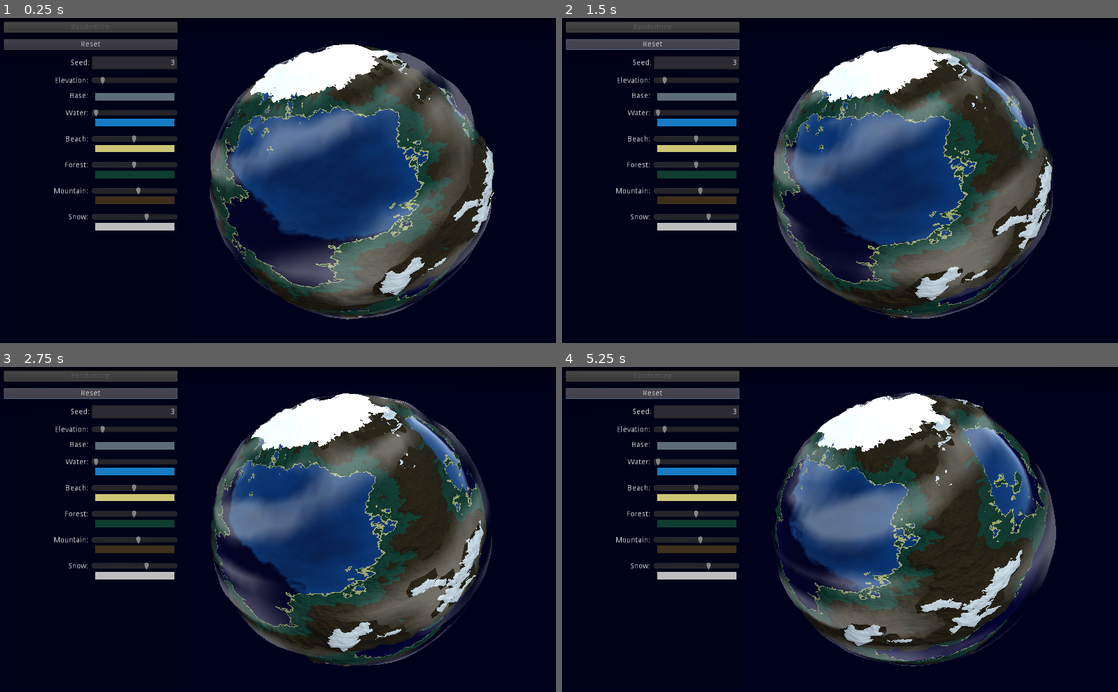
Above: before the commit, frames 1-4 (two rows, left to right).
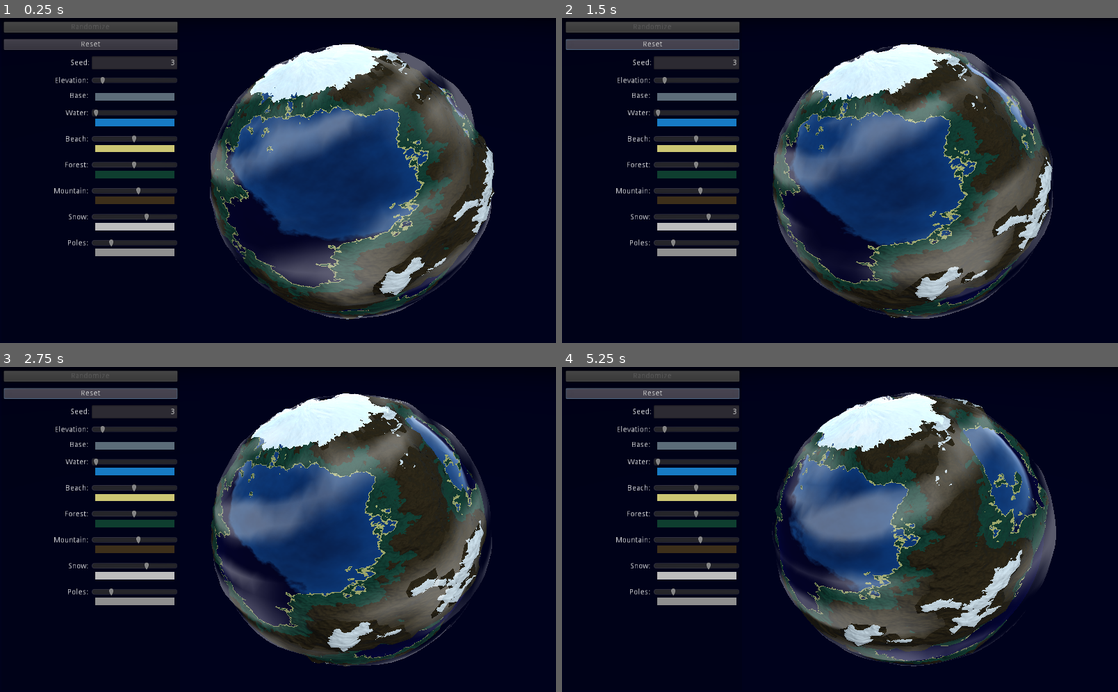
Above: after the commit, the same moments.

Repository: RichoM/SimplexNoiseTest
Game: Godot game, scene res://Test.tscn
Two runs of this game, one before a commit and one after it. Both use one fixed random seed, a clock stepped at 60 frames per second and the inputs below.
Inputs:
- Up to frame 1 (0.25 s): no input
- Up to frame 2 (1.5 s): click "Reset" at 0.5 s
- Up to frame 3 (2.75 s): no input
- Up to frame 4 (5.25 s): no input

The runs differ from the first frame. In frame 1, 2.3% of the frame differs, in the area x 12-69%, y 10-74%; in frame 2, 2.3%; in frame 3, 2.4%; in frame 4, 2.5%.

Commit message:
Added controls to affect the poles

Diff:
--- a/godot/GUI.gd
+++ b/godot/GUI.gd
@@ -14,6 +14,8 @@
 export var mountain_color : NodePath
 export var snow_threshold : NodePath
 export var snow_color : NodePath
+export var poles_threshold : NodePath
+export var poles_color : NodePath
 
 var initial_values = {}
 
@@ -34,6 +36,7 @@
 	initial_values["forest.threshold"] = get_terrain_threshold("forest")
 	initial_values["mountain.threshold"] = get_terrain_threshold("mountain")
 	initial_values["snow.threshold"] = get_terrain_threshold("snow")
+	initial_values["poles.threshold"] = get_terrain_threshold("poles")
 
 	initial_values["base.color"] = get_terrain_color("base")
 	initial_values["water.color"] = get_terrain_color("water")
@@ -41,6 +44,7 @@
 	initial_values["forest.color"] = get_terrain_color("forest")
 	initial_values["mountain.color"] = get_terrain_color("mountain")
 	initial_values["snow.color"] = get_terrain_color("snow")
+	initial_values["poles.color"] = get_terrain_color("poles")
 
 func update():
 	(get_node(seed_input) as LineEdit).text = str(get_seed())
@@ -51,6 +55,7 @@
 	(get_node(forest_threshold) as HSlider).value = get_terrain_threshold("forest")
 	(get_node(mountain_threshold) as HSlider).value = get_terrain_threshold("mountain")
 	(get_node(snow_threshold) as HSlider).value = get_terrain_threshold("snow")
+	(get_node(poles_threshold) as HSlider).value = get_terrain_threshold("poles")
 
 	(get_node(base_color) as ColorPickerButton).color = get_terrain_color("base")
 	(get_node(water_color) as ColorPickerButton).color = get_terrain_color("water")
@@ -58,6 +63,7 @@
 	(get_node(forest_color) as ColorPickerButton).color = get_terrain_color("forest")
 	(get_node(mountain_color) as ColorPickerButton).color = get_terrain_color("mountain")
 	(get_node(snow_color) as ColorPickerButton).color = get_terrain_color("snow")
+	(get_node(poles_color) as ColorPickerButton).color = get_terrain_color("poles")
 
 func get_seed():
 	var noise_sampler = planet_material.get("shader_param/noise_sampler")
@@ -90,6 +96,25 @@
 	planet_material.set("shader_param/" + terrain, value)
 
 
+func _on_reset_button_pressed():
+	set_seed(initial_values["seed"])
+	set_elevation(initial_values["elevation"])
+
+	set_terrain_threshold("water", initial_values["water.threshold"])
+	set_terrain_threshold("beach", initial_values["beach.threshold"])
+	set_terrain_threshold("forest", initial_values["forest.threshold"])
+	set_terrain_threshold("mountain", initial_values["mountain.threshold"])
+	set_terrain_threshold("snow", initial_values["snow.threshold"])
+	set_terrain_threshold("poles", initial_values["poles.threshold"])
+
+	set_terrain_color("base", initial_values["base.color"])
+	set_terrain_color("water", initial_values["water.color"])
+	set_terrain_color("beach", initial_values["beach.color"])
+	set_terrain_color("forest", initial_values["forest.color"])
+	set_terrain_color("mountain", initial_values["mountain.color"])
+	set_terrain_color("snow", initial_values["snow.color"])
+	set_terrain_color("poles", initial_values["poles.color"])
+
 func _on_seed_text_entered(new_text):
 	print(new_text as int)
 	var value = new_text as int
@@ -107,6 +132,11 @@
 
 func _on_elevation_slider_value_changed(value):
 	set_elevation(value)
+
+
+
+func _on_base_color_color_changed(color):
+	set_terrain_color("base", color)
 
 
 func _on_water_threshold_value_changed(value):
@@ -144,20 +174,8 @@
 	set_terrain_color("snow", color)
 
 
-func _on_base_color_color_changed(color):
-	set_terrain_color("base", color)
+func _on_poles_threshold_value_changed(value):
+	set_terrain_threshold("poles", value)
 
-func _on_reset_button_pressed():
-	set_seed(initial_values["seed"])
-
-	set_terrain_threshold("water", initial_values["water.threshold"])
-	set_terrain_threshold("beach", initial_values["beach.threshold"])
-	set_terrain_threshold("forest", initial_values["forest.threshold"])
-	set_terrain_threshold("mountain", initial_values["mountain.threshold"])
-	set_terrain_threshold("snow", initial_values["snow.threshold"])
-
-	set_terrain_color("water", initial_values["water.color"])
-	set_terrain_color("beach", initial_values["beach.color"])
-	set_terrain_color("forest", initial_values["forest.color"])
-	set_terrain_color("mountain", initial_values["mountain.color"])
-	set_terrain_color("snow", initial_values["snow.color"])
+func _on_poles_color_changed(color):
+	set_terrain_color("poles", color)
--- a/godot/GUI.tscn
+++ b/godot/GUI.tscn
@@ -22,6 +22,8 @@
 mountain_color = NodePath("Panel/Controls/MountainControl/right/mountain_color")
 snow_threshold = NodePath("Panel/Controls/SnowControl/right/snow_threshold")
 snow_color = NodePath("Panel/Controls/SnowControl/right/snow_color")
+poles_threshold = NodePath("Panel/Controls/PolesControl/right/poles_threshold")
+poles_color = NodePath("Panel/Controls/PolesControl/right/poles_color")
 
 [node name="Panel" type="ColorRect" parent="."]
 anchor_right = 1.0
@@ -133,7 +135,7 @@
 min_value = 0.1
 max_value = 10.0
 step = 0.01
-value = 1.0
+value = 0.1
 
 [node name="BaseControl" type="HBoxContainer" parent="Panel/Controls"]
 margin_top = 128.0
@@ -409,6 +411,54 @@
 step = 0.001
 
 [node name="snow_color" type="ColorPickerButton" parent="Panel/Controls/SnowControl/right"]
+margin_top = 16.0
+margin_right = 158.0
+margin_bottom = 36.0
+flat = true
+color = Color( 1, 1, 1, 1 )
+edit_alpha = false
+
+[node name="PolesControl" type="HBoxContainer" parent="Panel/Controls"]
+margin_top = 400.0
+margin_right = 320.0
+margin_bottom = 436.0
+__meta__ = {
+"_edit_use_anchors_": false
+}
+
+[node name="left" type="MarginContainer" parent="Panel/Controls/PolesControl"]
+margin_right = 158.0
+margin_bottom = 36.0
+size_flags_horizontal = 3
+custom_constants/margin_right = 2
+custom_constants/margin_top = 2
+
+[node name="label" type="Label" parent="Panel/Controls/PolesControl/left"]
+margin_top = 2.0
+margin_right = 156.0
+margin_bottom = 36.0
+size_flags_horizontal = 3
+size_flags_vertical = 1
+text = "Poles:"
+align = 2
+__meta__ = {
+"_edit_use_anchors_": false
+}
+
+[node name="right" type="VBoxContainer" parent="Panel/Controls/PolesControl"]
+margin_left = 162.0
+margin_right = 320.0
+margin_bottom = 36.0
+size_flags_horizontal = 3
+custom_constants/separation = 0
+
+[node name="poles_threshold" type="HSlider" parent="Panel/Controls/PolesControl/right"]
+margin_right = 158.0
+margin_bottom = 16.0
+max_value = 1.0
+step = 0.001
+
+[node name="poles_color" type="ColorPickerButton" parent="Panel/Controls/PolesControl/right"]
 margin_top = 16.0
 margin_right = 158.0
 margin_bottom = 36.0
@@ -430,3 +480,5 @@
 [connection signal="color_changed" from="Panel/Controls/MountainControl/right/mountain_color" to="." method="_on_mountain_color_changed"]
 [connection signal="value_changed" from="Panel/Controls/SnowControl/right/snow_threshold" to="." method="_on_snow_threshold_value_changed"]
 [connection signal="color_changed" from="Panel/Controls/SnowControl/right/snow_color" to="." method="_on_snow_color_changed"]
+[connection signal="value_changed" from="Panel/Controls/PolesControl/right/poles_threshold" to="." method="_on_poles_threshold_value_changed"]
+[connection signal="color_changed" from="Panel/Controls/PolesControl/right/poles_color" to="." method="_on_poles_color_changed"]
--- a/godot/terrain_sphere.shader
+++ b/godot/terrain_sphere.shader
@@ -10,6 +10,7 @@
 uniform vec4 forest : hint_color;
 uniform vec4 mountain : hint_color;
 uniform vec4 snow : hint_color;
+uniform vec4 poles : hint_color;
 uniform sampler2D noise_sampler : hint_albedo;
 uniform sampler2D noise_normal : hint_normal;
 
@@ -18,6 +19,7 @@
 uniform float forest_threshold = 0.53;
 uniform float mountain_threshold = 0.6;
 uniform float snow_threshold = 0.65;
+uniform float poles_threshold = 0.2;
 
 vec3 move(vec3 pt, float disp) {
 	float x = pt.x;
@@ -55,7 +57,7 @@
 	}
 
 
-	if (UV.y < noise.x / 5.0 || UV.y > 1.0 - noise.x / 5.0) {
+	if (UV.y < noise.x * poles_threshold || UV.y > 1.0 - noise.x * poles_threshold) {
 		//disp = 0.015 * UV.y + 0.055;
 		disp += .075;
 		disp = min(disp, 0.15);
@@ -68,9 +70,9 @@
 
 void fragment() {
 	vec4 noise = texture(noise_sampler, UV);
-	if (UV.y < noise.x/5.0 || UV.y > 1.0 - noise.x/5.0) {// Poles
+	if (UV.y < noise.x * poles_threshold || UV.y > 1.0 - noise.x * poles_threshold) {// Poles
 
-		ALBEDO = snow.rgb * 0.9;
+		ALBEDO = poles.rgb;
 		if (UV.y > 0.5) {
 			NORMALMAP_DEPTH = 11.0 * smoothstep(0.25, 0.75, (UV.y*0.450));
 		} else {
--- a/godot/terrain_sphere.tres
+++ b/godot/terrain_sphere.tres
@@ -13,11 +13,13 @@
 shader_param/beach = Color( 0.8, 0.777067, 0.456, 1 )
 shader_param/forest = Color( 0.054902, 0.243137, 0.184314, 1 )
 shader_param/mountain = Color( 0.24, 0.18432, 0.1008, 1 )
-shader_param/snow = Color( 0.74, 0.74, 0.74, 1 )
+shader_param/snow = Color( 0.741176, 0.741176, 0.741176, 1 )
+shader_param/poles = Color( 0.56, 0.56, 0.56, 1 )
 shader_param/water_threshold = 0.0
 shader_param/beach_threshold = 0.493
 shader_param/forest_threshold = 0.499
 shader_param/mountain_threshold = 0.555
 shader_param/snow_threshold = 0.655
+shader_param/poles_threshold = 0.2
 shader_param/noise_sampler = ExtResource( 3 )
 shader_param/noise_normal = ExtResource( 2 )
